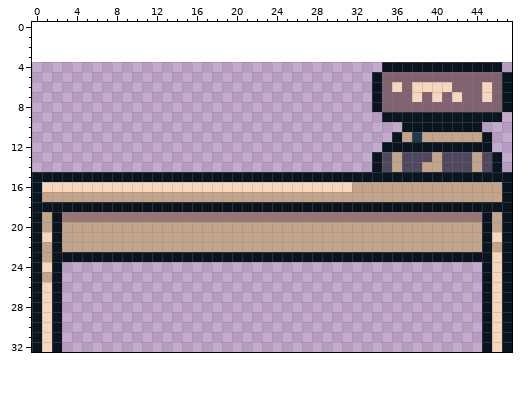
Two states of a pixel-art sprite, Unity/MiniJam121/Assets/Scenery/HOUSE/studydesk.png. That is the earlier state.
The file is 48x29 pixels. The old version is drawn lined up with the new one, on the new canvas.
After:
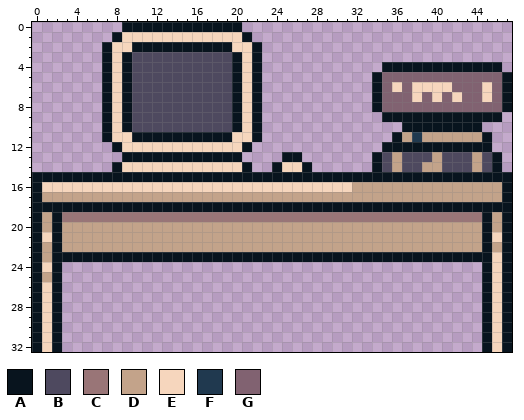
Palette (. is transparent): A #08141e  B #4e495f  C #997577  D #c3a38a  E #f6d6bd  F #20394f  G #816271
Diff:
canvas 48x29 -> 48x33, the old top-left corner now at 0,4
There is now colour A in row 0 at x 9 to 20; in row 1 at x 8 and 21; in row 2 at x 7, 10 to 19 and 22; in rows 3 to 10 at x 7, 9, 20 and 22; in row 11 at x 7, 10 to 19 and 22; in row 12 at x 8 and 21.
There is now colour A in row 13 at x 9 to 20 and 25 to 26; in row 14 at x 8, 21, 24 and 27.
There is now colour B in rows 3 to 10 at x 10 to 19.
There is now colour E in row 1 at x 9 to 20; in row 2 at x 8 to 9 and 20 to 21; in rows 3 to 10 at x 8 and 21; in row 11 at x 8 to 9 and 20 to 21; in row 12 at x 9 to 20; in row 14 at x 9 to 20 and 25 to 26.
Changed places in both pictures, as pixel boxes (x1, y1, x2, y2):
added: (102, 22, 312, 172)
